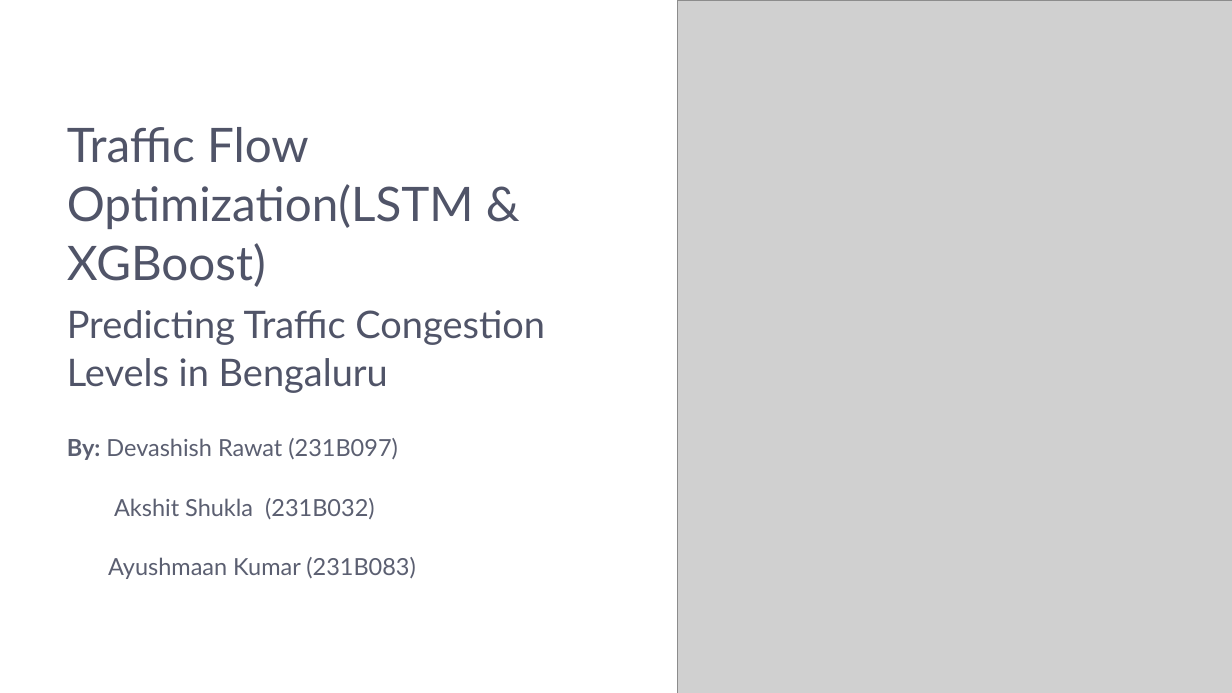
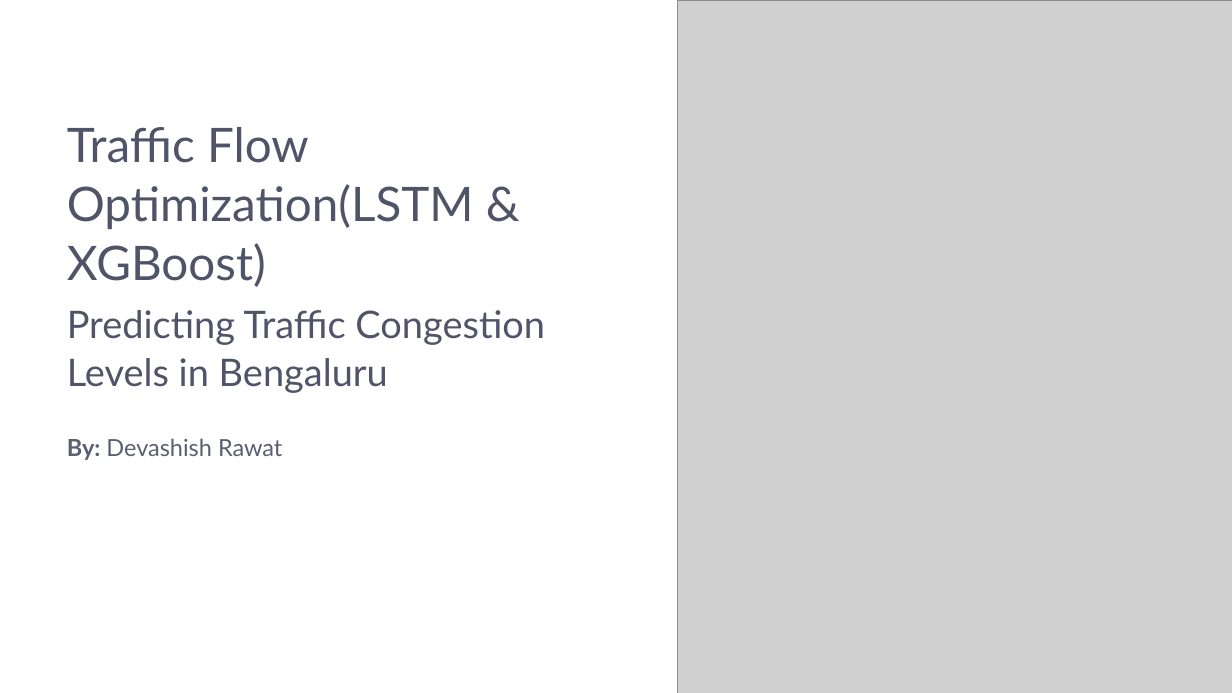
Before and after one commit to Devashish-Rawat1/Traffic-Flow-Optimization, a slide deck: slide 1 of doucments/p3/Traffic-Flow-OptimizationLSTM-and-XGBoost.pptx. Drawn at 1232x693 pixels with LibreOffice and Linux fonts; fonts in the diff are those of the drawing; grey boxes stand for pictures; background and template pictures are left out. Boxes give left, top, right and bottom in pixels: in the first picture for what was removed or moved away, otherwise in the second. Text is boxed around its words. In the diff, an @@ line names an element or a change of style, - is before the commit and + after.

```diff
--- a/doucments/p3/Traffic-Flow-OptimizationLSTM-and-XGBoost.pptx
+++ b/doucments/p3/Traffic-Flow-OptimizationLSTM-and-XGBoost.pptx
@@ text at <box>67,438,282,460</box>: text changed @@
-By: Devashish Rawat (231B097)
+By: Devashish Rawat
@@ text removed at <box>114,498,375,519</box> @@
-Akshit Shukla (231B032)
@@ text removed at <box>108,557,415,579</box> @@
-Ayushmaan Kumar (231B083)
```
Also in this commit, not shown: 2 other files.
